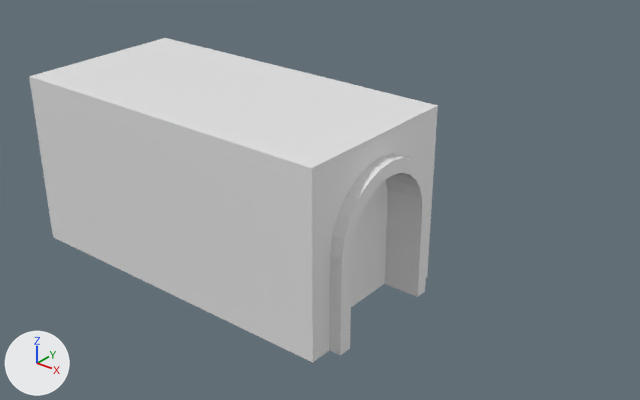
The Blender file sourceModel/stoneQuarry.blend: old version first, new version second.
Both versions are drawn from a camera (50 mm lens) standing at (7.98, -12.64, 10.06) and looking at (-2.28, 0.18, 2.11). The lights are fixed; the arrows at lower left show +X, +Y and +Z.

Objects in the first picture: 'Bogen', 'Cube'.
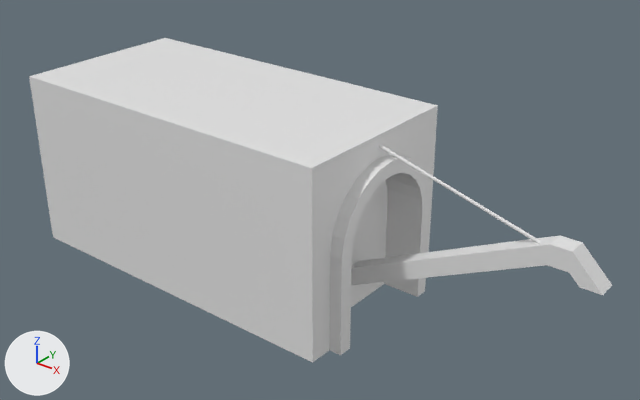
What differs and where, as boxes (x1, y1, x2, y2) in the pictures (640 x 400 px):
'Pipe', added: after (351, 235, 612, 295)
'Cylinder', added: after (379, 144, 541, 243)

The change, as a diff of the scene's bpy script:
```diff
--- a/sourceModel/stoneQuarry.blend.py
+++ b/sourceModel/stoneQuarry.blend.py
@@ me_cube_001 @@
+me_cube_001.from_pydata([(-0.2, -0.2, -0.2), (-0.2, -0.2, 0.2), (-0.2, 0.2, -0.2), (-0.2, 0.2, 0.2), (4.0, -0.2, 1.8), (4.0, -0.2, 2.2), (4.0, 0.2, 1.8), (4.0, 0.2, 2.2), (4.4, 0.2, 2.2), (4.4, 0.2, 1.8), (4.4, -0.2, 1.8), (4.4, -0.2, 2.2), (5.0, 0.2, 1.6), (4.6, 0.2, 1.6), (4.6, -0.2, 1.6), (5.0, -0.2, 1.6)], [], [(0, 1, 3, 2), (2, 3, 7, 6), (5, 4, 10, 11), (4, 5, 1, 0), (2, 6, 4, 0), (7, 3, 1, 5), (8, 11, 15, 12), (4, 6, 9, 10), (7, 5, 11, 8), (6, 7, 8, 9), (13, 12, 15, 14), (9, 8, 12, 13), (11, 10, 14, 15), (10, 9, 13, 14)])
+me_cube_001.materials.append(mat_citadel_mat)  # its picture is missing
@@ me_cylinder @@
+me_cylinder.from_pydata(...)  # 64 vertices, 34 faces; spans x -0.14..0.03, y -0.03..0.03, z -1.0..1.06
+me_cylinder.materials.append(mat_citadel_mat)  # its picture is missing
@@ ob_cylinder @@
+ob_cylinder = bpy.data.objects.new('Cylinder', me_cylinder)
+ob_cylinder.parent = ob_pipe
+ob_cylinder.matrix_parent_inverse = Matrix(((1.0, 0.0, 0.0, 1.118), (0.0, 1.0, 0.0, 0.0), (0.0, 0.0, 1.0, -0.8), (0.0, 0.0, 0.0, 1.0)))
+ob_cylinder.location = (1.029, 0.0, 3.352)
+ob_cylinder.rotation_euler = (0.0, -1.275, 0.0)  # degrees (0, -73, 0)
+ob_cylinder.scale = (1.1, 1.0, 1.81)
@@ ob_pipe @@
+ob_pipe = bpy.data.objects.new('Pipe', me_cube_001)
+ob_pipe.parent = ob_visuals
+ob_pipe.location = (-1.118, 0.0, 0.8)
```
